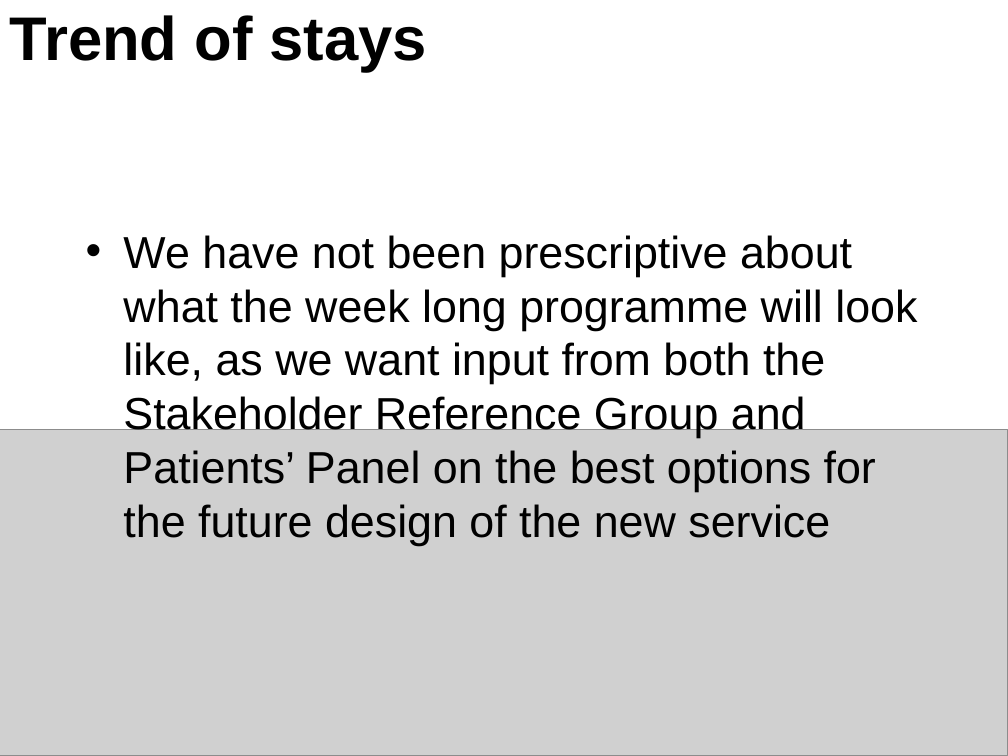
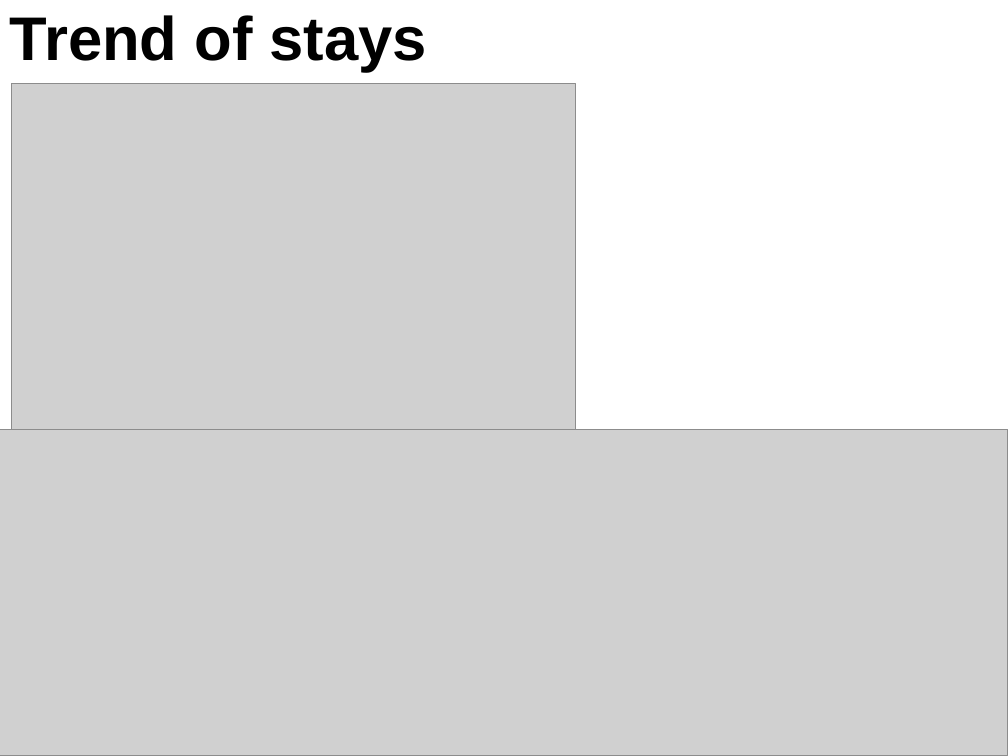
Before and after one commit to RMorton24/phs_group_project, a slide deck: slide 8 of Final Powerpoint presentation for 12.08.22.pptx. Drawn at 1008x756 pixels with LibreOffice and Linux fonts; fonts in the diff are those of the drawing; grey boxes stand for pictures. Boxes give left, top, right and bottom in pixels: in the first picture for what was removed or moved away, otherwise in the second. Text is boxed around its words. In the diff, an @@ line names an element or a change of style, - is before the commit and + after.

```diff
--- a/Final Powerpoint presentation for 12.08.22.pptx
+++ b/Final Powerpoint presentation for 12.08.22.pptx
@@ picture added at (x1=12, y1=84, x2=577, y2=428) @@
@@ text removed at (x1=123, y1=235, x2=917, y2=546) @@
-• We have not been prescriptive about what the week long programme will look like, as we want input from both the Stakeholder Reference Group and Patients’ Panel on the best options for the future design of the new service
```
Also in this commit, not shown: 1 other slide changed, 1 slide added, 1 slide removed, 1 other file.
